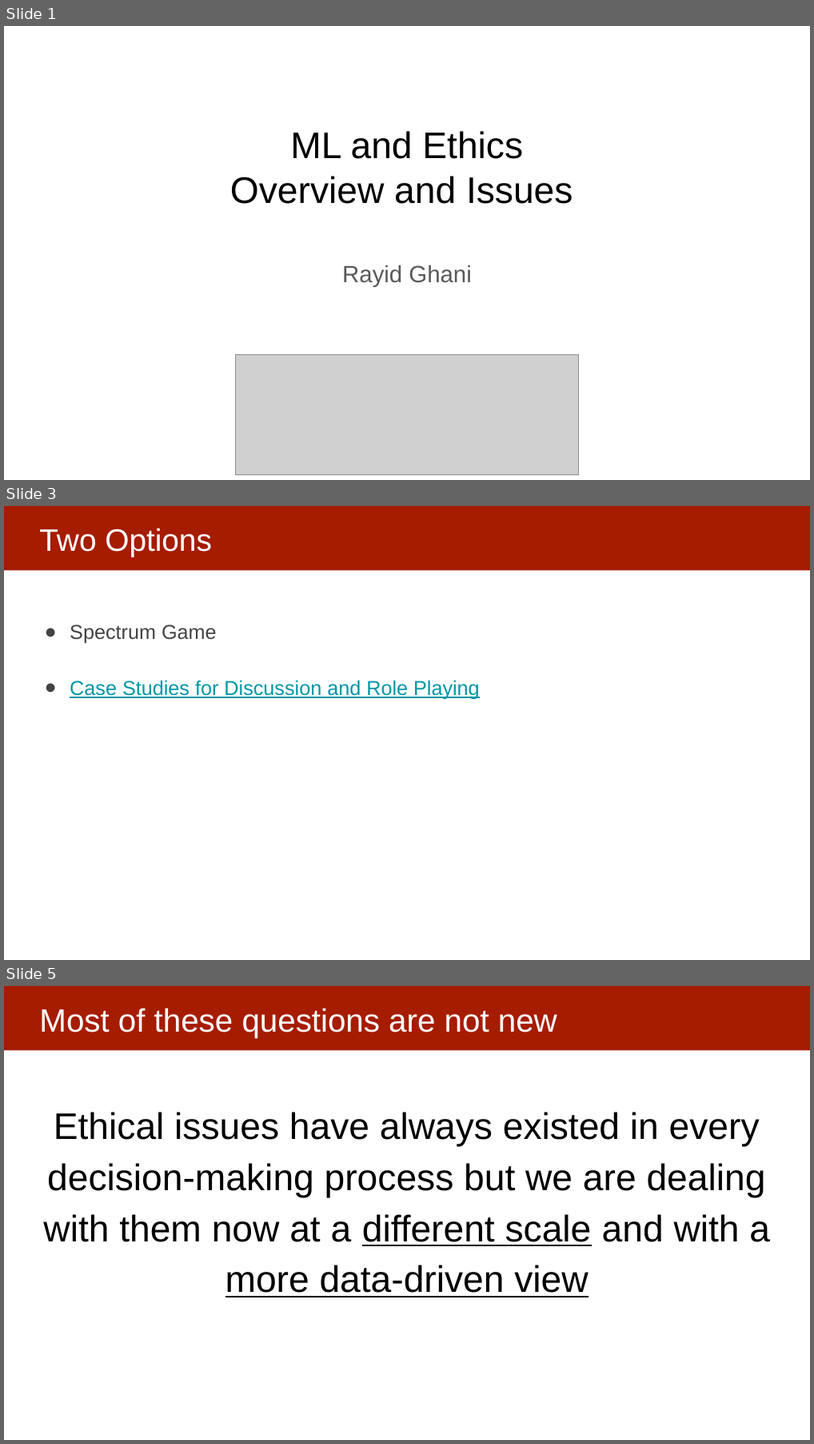
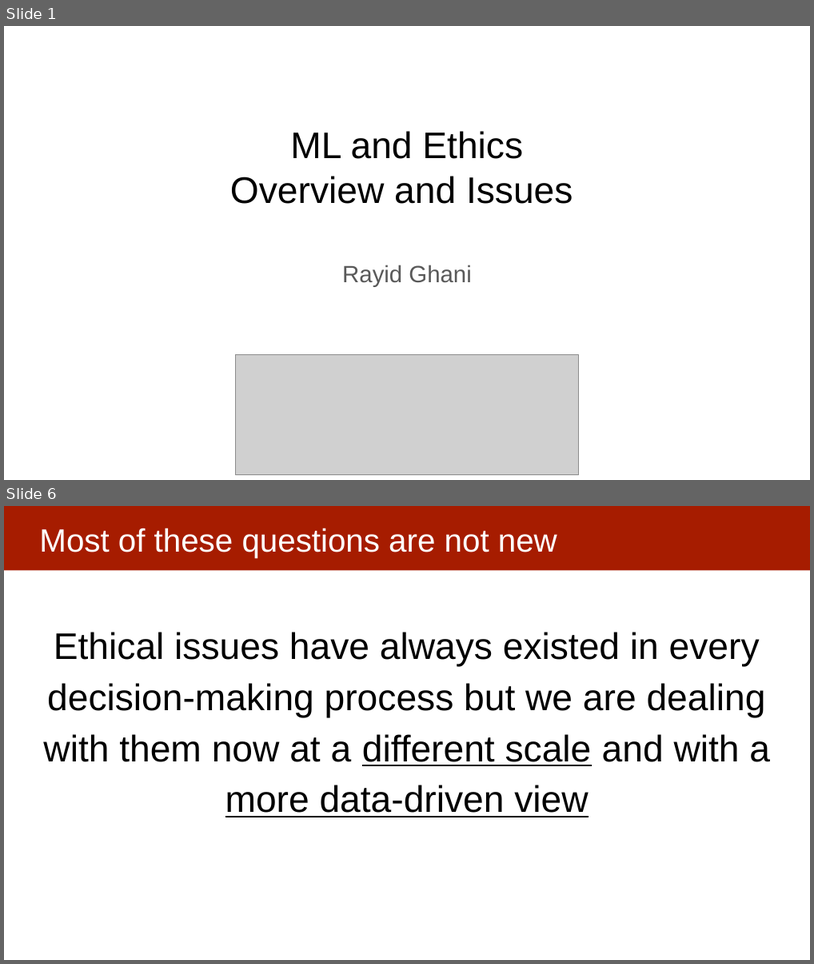
Before and after one commit to dssg/mlforpublicpolicylab, a slide deck: Lectures/EthicsOverview.pptx. Shown one above the other, each under a label of ours: slides 1, 3 and 5 before the commit, slides 1 and 6 after it; the slides between them are not shown. The pictures are 814x1444 and 814x964 pixels, drawn with LibreOffice and Linux fonts; fonts in the diff are those of the drawing; grey boxes stand for pictures. Boxes give left, top, right and bottom in pixels: in the first picture for what was removed or moved away, otherwise in the second. Text is boxed around its words. In the diff, an @@ line names an element or a change of style, - is before the commit and + after.

```diff
--- a/Lectures/EthicsOverview.pptx
+++ b/Lectures/EthicsOverview.pptx
@@ slide 3 removed at bbox=[4, 506, 810, 960], background #FFFFFF; not listed: 1 template element that a slide beside it also shows @@
@@ title removed at bbox=[39, 528, 212, 556] @@
-Two Options
@@ text removed at bbox=[70, 624, 480, 700] @@
-● Spectrum Game
-● Case Studies for Discussion and Role Playing
@@ what was slide 5 is now slide 6 @@
```
Also in this commit, not shown: 3 slides changed, 30 slides added, 2 other slides removed, 3 other files.
